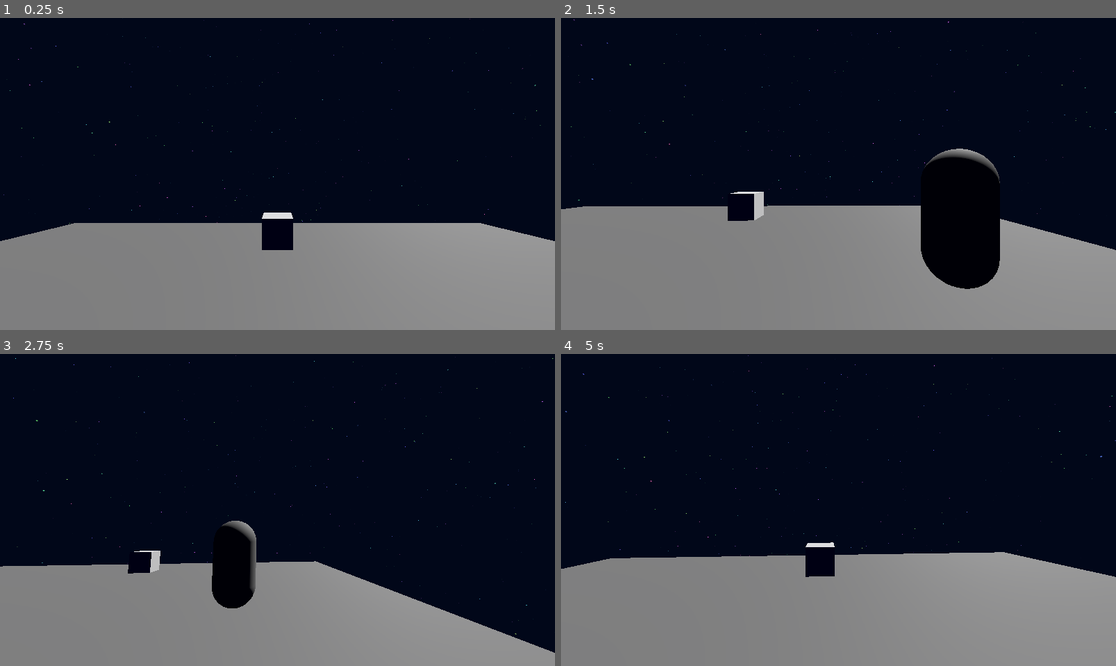
Above: before the commit, frames 1-4 (two rows, left to right).
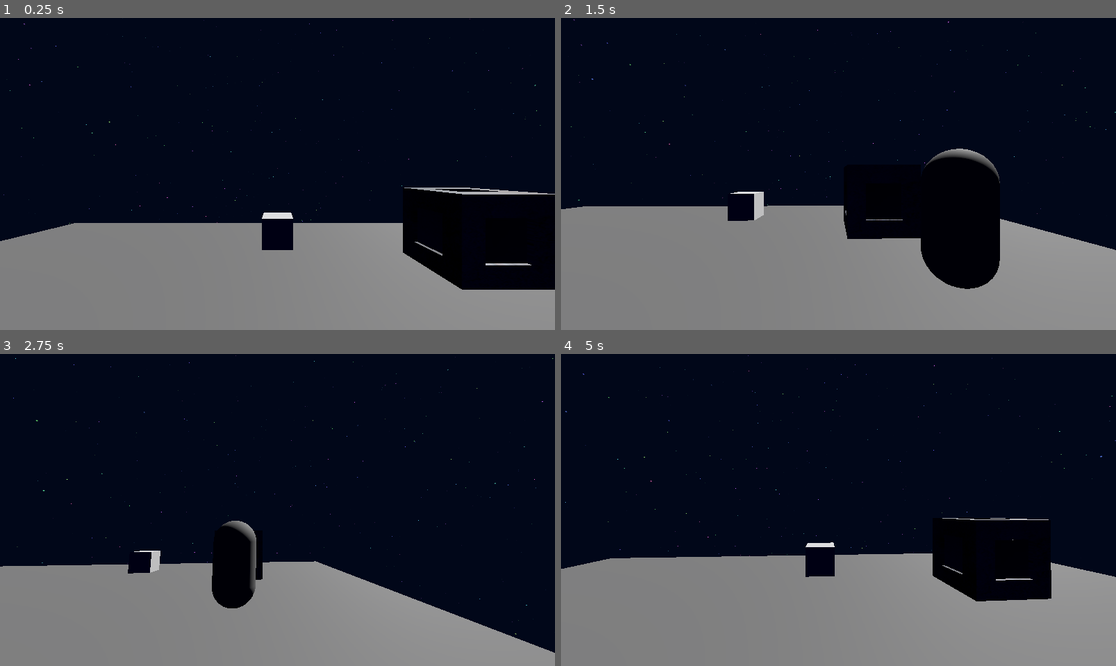
Above: after the commit, the same moments.

Repository: Craxulator/_X
Game: Godot game, scene res://Main.tscn
Same seed, same stepped clock (60 frames per second), same inputs: the game is played once before the commit and once after it.
Inputs (mouse positions are in pixels of both pictures, inside the frame that each line leads up to):
- Up to frame 1 (0.25 s): no input
- Up to frame 2 (1.5 s): tap Enter (ui_accept) at 0.5 s; move the mouse to (960, 158) at 0.52 s; hold D (MoveRight) 0.53-1.28 s; tap Space (Jump) at 0.77 s; move the mouse to (727, 189) at 1.27 s; hold S (MoveBackward) from 1.28 s (still down)
- Up to frame 3 (2.75 s): tap Space (Jump) at 1.52 s; move the mouse to (333, 441) at 2.02 s; release S (MoveBackward) at 2.03 s; hold D (MoveRight) from 2.03 s (still down)
- Up to frame 4 (5 s): move the mouse to (810, 572) at 2.77 s; release D (MoveRight) at 2.78 s; hold W (MoveForward) 2.78-3.53 s; tap Space (Jump) at 3.02, 3.77, 4.52 s; move the mouse to (1005, 556) at 3.52 s; hold A (MoveLeft) from 3.53 s (still down); move the mouse to (672, 463) at 4.27 s

The runs differ from the first frame. In frame 1, 5.1% of the frame differs, in the area x 72-100%, y 54-88%; in frame 2, 1.4%; in frame 3, less than 0.1%; in frame 4, 2.9%.

Commit message:
steel crate

Diff:
--- a/Main.tscn
+++ b/Main.tscn
@@ -1,9 +1,10 @@
-[gd_scene load_steps=12 format=3 uid="uid://bsugx76rhg7um"]
+[gd_scene load_steps=13 format=3 uid="uid://bsugx76rhg7um"]
 
 [ext_resource type="Shader" uid="uid://diiwf0n6p3xs1" path="res://TestShader.gdshader" id="1_uu6xs"]
 [ext_resource type="Shader" uid="uid://gljgoq5vqmxt" path="res://SkyShader.gdshader" id="3_r0du0"]
 [ext_resource type="PackedScene" uid="uid://iovyy51jlqvl" path="res://Scenes/sams.tscn" id="4_cm0pq"]
 [ext_resource type="PackedScene" uid="uid://dnibpxmbjl5a8" path="res://Scenes/Player.tscn" id="4_fos0i"]
+[ext_resource type="PackedScene" uid="uid://cac6b4w8plnxf" path="res://SteelCrate.tscn" id="5_fos0i"]
 
 [sub_resource type="BoxMesh" id="BoxMesh_glv2v"]
 
@@ -64,3 +65,6 @@
 
 [node name="Player" parent="." instance=ExtResource("4_fos0i")]
 transform = Transform3D(1, 0, 0, 0, 1, 0, 0, 0, 1, 0, 2, 0)
+
+[node name="SteelCrate" parent="." instance=ExtResource("5_fos0i")]
+transform = Transform3D(1, 0, 0, 0, 1, 0, 0, 0, 1, 4.86998, 0, -5.26668)
--- /dev/null
+++ b/SteelCrate.tscn
@@ -0,0 +1,5 @@
+[gd_scene load_steps=2 format=3 uid="uid://cac6b4w8plnxf"]
+
+[ext_resource type="PackedScene" uid="uid://bqnl3ir1hm4bx" path="res://Assets/Objects/SteelCrate.glb" id="1_gcl1f"]
+
+[node name="SteelCrate" instance=ExtResource("1_gcl1f")]
Binary file added: Assets/Objects/SteelCrate.glb
Not shown, added: Assets/Objects/SteelCrate.glb.import
Not shown, added: Assets/Objects/SteelCrate.mtl
Binary file added: Assets/Objects/SteelCrate_OldMetalTexture.jpg
Not shown, added: Assets/Objects/SteelCrate_OldMetalTexture.jpg.import
Binary file added: Assets/Objects/SteelCrate_SilverTexture.jpg
Not shown, added: Assets/Objects/SteelCrate_SilverTexture.jpg.import
